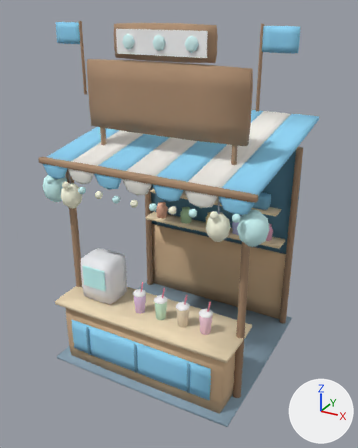
One commit to the glTF model assets/models/stall_tea.glb: the scene before it, then after it.
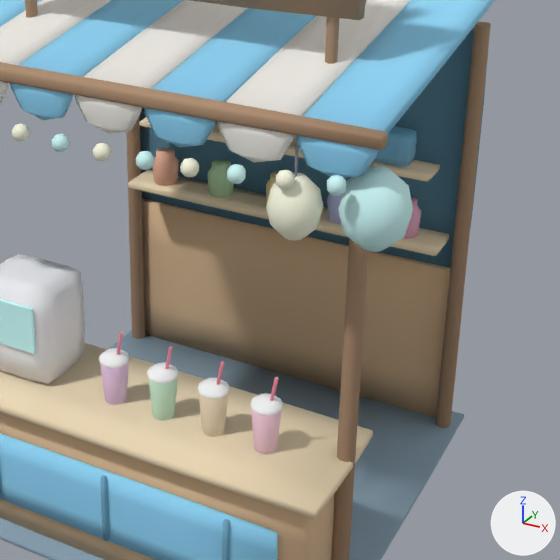
There are two pictures of each version: one whole from a 50 mm lens placed at (3.11, -2.58, 4.85), pointed at (0.03, 3.03, 2.04), one close up on the part from 25% to 93% of the width and 31% to 85% of the height. Lighting does not change. The marker at lower right points along +X, +Y and +Z. The first two pictures are the older version. Vertices at exactly the same position are counted once.

In view in the first close-up: 'body', 'level2'.
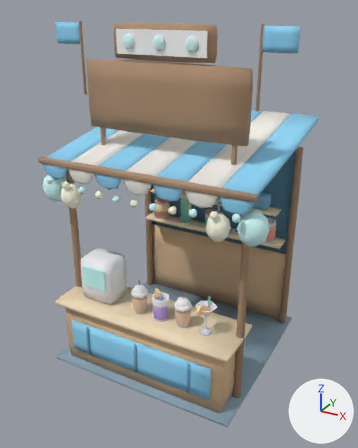
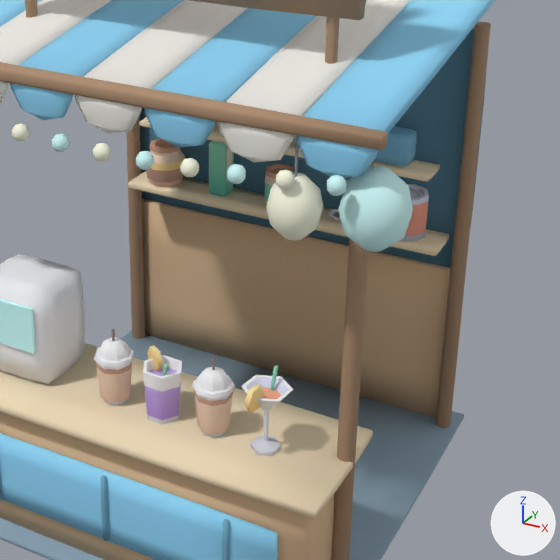
Boxes (x1, y1, x2, y2) around the edits, measured in the close-ups (560 x 560 px; the box of a moved part takes in the faces that stretch with it):
part 1 of me_body, rebuilt (43% wider, 28% taller)
    before: (152, 148, 179, 186)
    after: (146, 138, 185, 187)
part 2 of me_body, rebuilt
    before: (404, 197, 421, 239)
    after: (399, 184, 429, 242)
part 3 of me_body, rebuilt
    before: (208, 159, 234, 198)
    after: (209, 141, 234, 197)
part 4 of me_body, rebuilt
    before: (266, 171, 279, 201)
    after: (264, 164, 295, 206)
part 5 of me_body, rebuilt
    before: (251, 408, 282, 454)
    after: (241, 375, 293, 456)
part 6 of me_body, rebuilt
    before: (198, 391, 228, 437)
    after: (192, 367, 235, 438)
part 7 of me_body, deleted
    before: (270, 377, 279, 401)
part 8 of me_body, deleted
    before: (165, 346, 172, 369)
part 9 of me_body, deleted
    before: (216, 361, 224, 385)
part 10 of me_body, moved or reshaped
    before: (99, 332, 283, 421)
    after: (94, 329, 279, 425)
part 11 of me_body, moved or reshaped
    before: (327, 194, 343, 224)
    after: (328, 209, 341, 221)

What changed in the scene script:
```text
Change me_body:
    used by ob_body; location = (0.0, 0.0, 0.0)
    remove me_body.from_pydata(...)  # 2136 vertices, 4024 faces; spans x -1.5..1.5, y 1.8..4.54, z 0.0..4.24
    add me_body.from_pydata(...)  # 2428 vertices, 4616 faces; spans x -1.5..1.5, y 1.8..4.54, z 0.0..4.24
    me_body part 1: the loose piece of 42 vertices spanning x -1.05..-0.85, y 4.1..4.3, z 1.53..1.77 is rebuilt with 72 vertices and now spans x -1.1..-0.8, y 4.05..4.35, z 1.53..1.83
    me_body part 2: the loose piece of 42 vertices spanning x 0.83..1.03, y 4.1..4.3, z 1.53..1.77 is rebuilt with 80 vertices and now spans x 0.79..1.07, y 4.06..4.34, z 1.53..1.83
    me_body part 3: the loose piece of 42 vertices spanning x -0.58..-0.38, y 4.1..4.3, z 1.53..1.77 is rebuilt with 24 vertices and now spans x -0.55..-0.41, y 4.13..4.27, z 1.53..1.99
    me_body part 4: the loose piece of 42 vertices spanning x -0.11..0.09, y 4.1..4.3, z 1.53..1.77 is rebuilt with 88 vertices and now spans x -0.12..0.1, y 4.09..4.31, z 1.53..1.81
    me_body part 5: the loose piece of 26 vertices spanning x 0.79..0.95, y 2.12..2.29, z 1.03..1.3 is rebuilt with 42 vertices and now spans x 0.74..1.0, y 2.06..2.34, z 1.03..1.42
    me_body part 6: the loose piece of 26 vertices spanning x 0.46..0.62, y 2.12..2.29, z 1.03..1.3 is rebuilt with 152 vertices and now spans x 0.43..0.65, y 2.09..2.31, z 1.03..1.43
    me_body part 7: the loose piece of 14 vertices spanning x 0.88..0.94, y 2.19..2.21, z 1.3..1.5 is deleted
    me_body part 8: the loose piece of 14 vertices spanning x 0.22..0.28, y 2.19..2.21, z 1.3..1.5 is deleted
    me_body part 9: the loose piece of 14 vertices spanning x 0.55..0.61, y 2.19..2.21, z 1.3..1.5 is deleted
    me_body part 10: 5 vertices moved within x -0.19..0.12, y 2.13..2.27, z 1.03..1.3; 205 vertices removed from x -0.21..0.96, y 2.11..2.29, z 1.03..1.5; 275 vertices added at x -0.24..0.89, y 2.0..2.32, z 1.03..1.51
    me_body part 11: 42 vertices removed from x 0.36..0.56, y 4.1..4.3, z 1.53..1.77; 36 vertices added at x 0.38..0.54, y 4.11..4.29, z 1.53..1.57
    other edits to the shape of me_body do not show in these pictures
```
